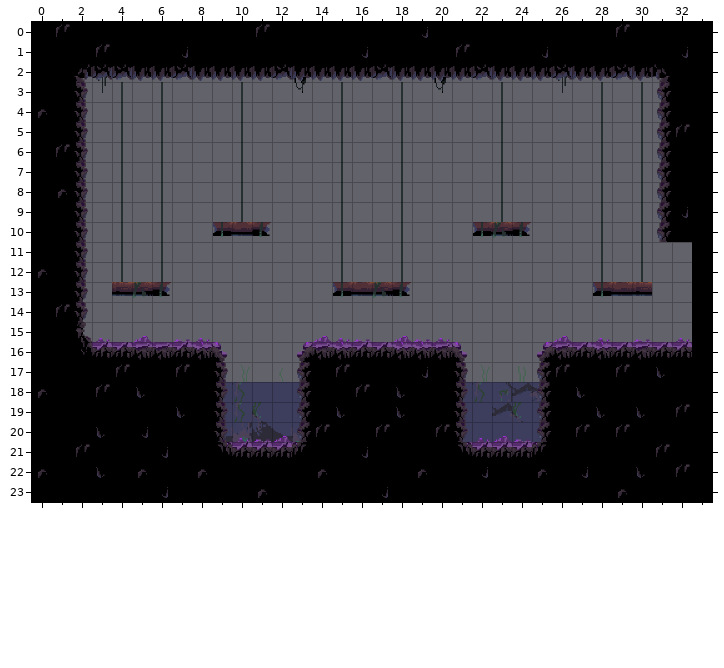
A Tiled map gets an edit: PR2/Ott - An Elemental Journey/resources/levels/FinalBossMap.tmx. The first picture shows the starting point.
Cells are 32x32 px. Shown: x 0..33, y 0..23.
After the commit:
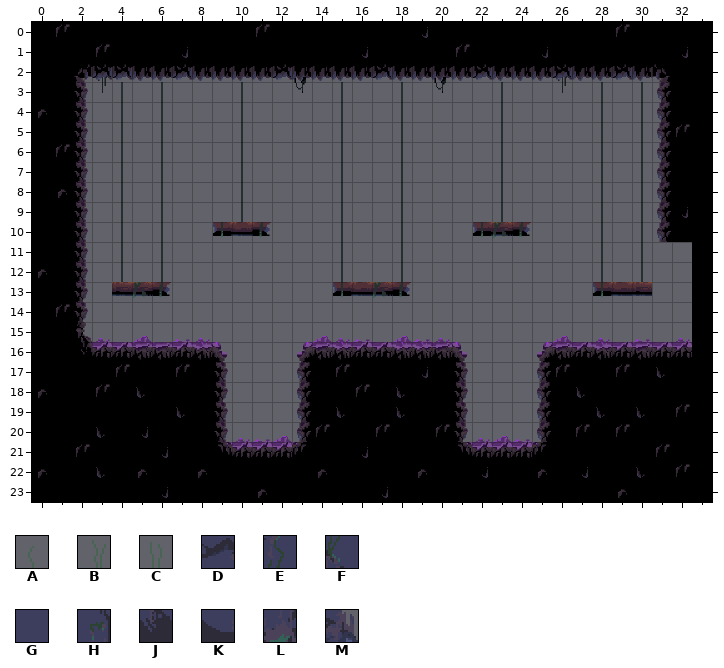
Key: from "TilesssOscuridad": A 166, B 168, C 169, D 371, E 390, F 410, G 411, H 412, J 430, K 431, L 432, M 492.
_ is an empty cell.
Tiles replaced or removed in this view: A, B, C, D, E, F, G, H, J, K, L, M.
Commit: ajuste mapa boss final corte ª
From old to new:
Changed rows in their new state; . is an unchanged cell.
Layer "Mapa2" (removed):
first column x 9:
17 ._._........._._.
18 _____......._____
19 _____......._____
20 _____......._____
Changed places in both pictures, as pixel boxes (x1, y1, x2, y2):
removed: (223, 364, 301, 442)
removed: (463, 364, 541, 442)
